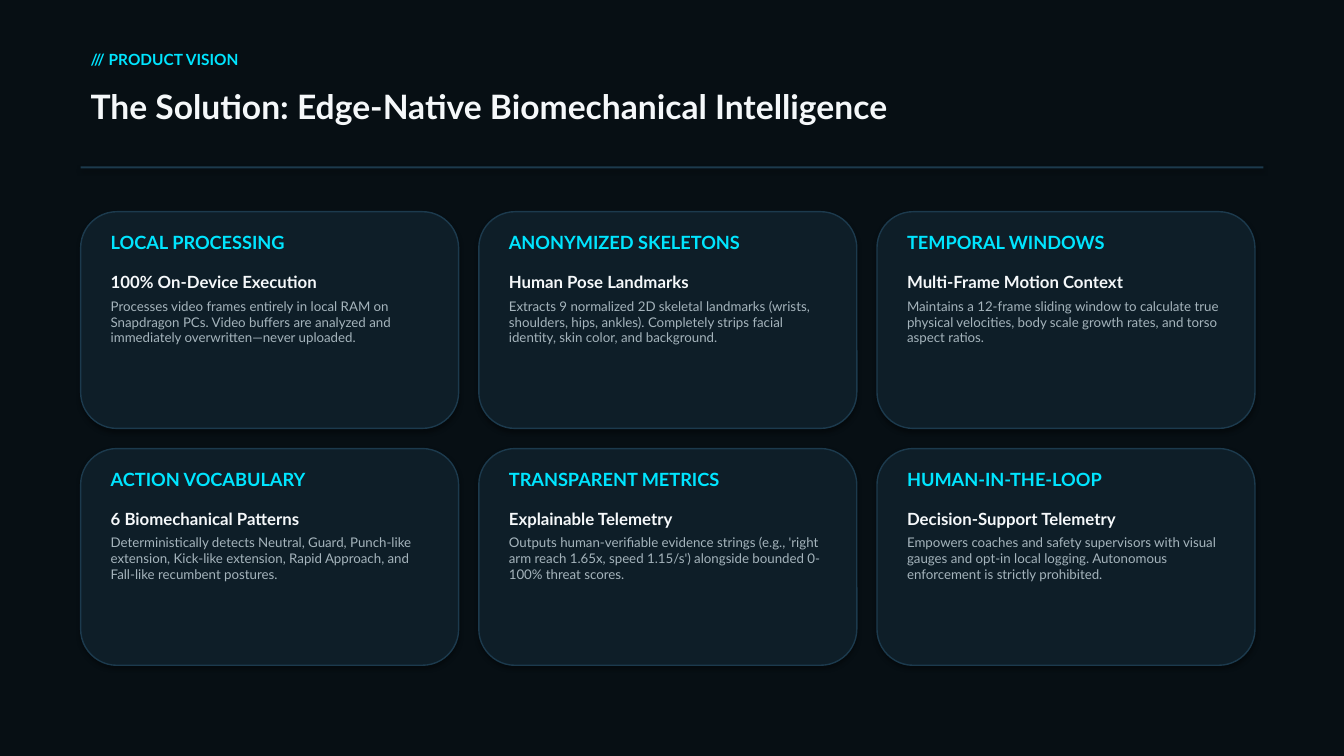
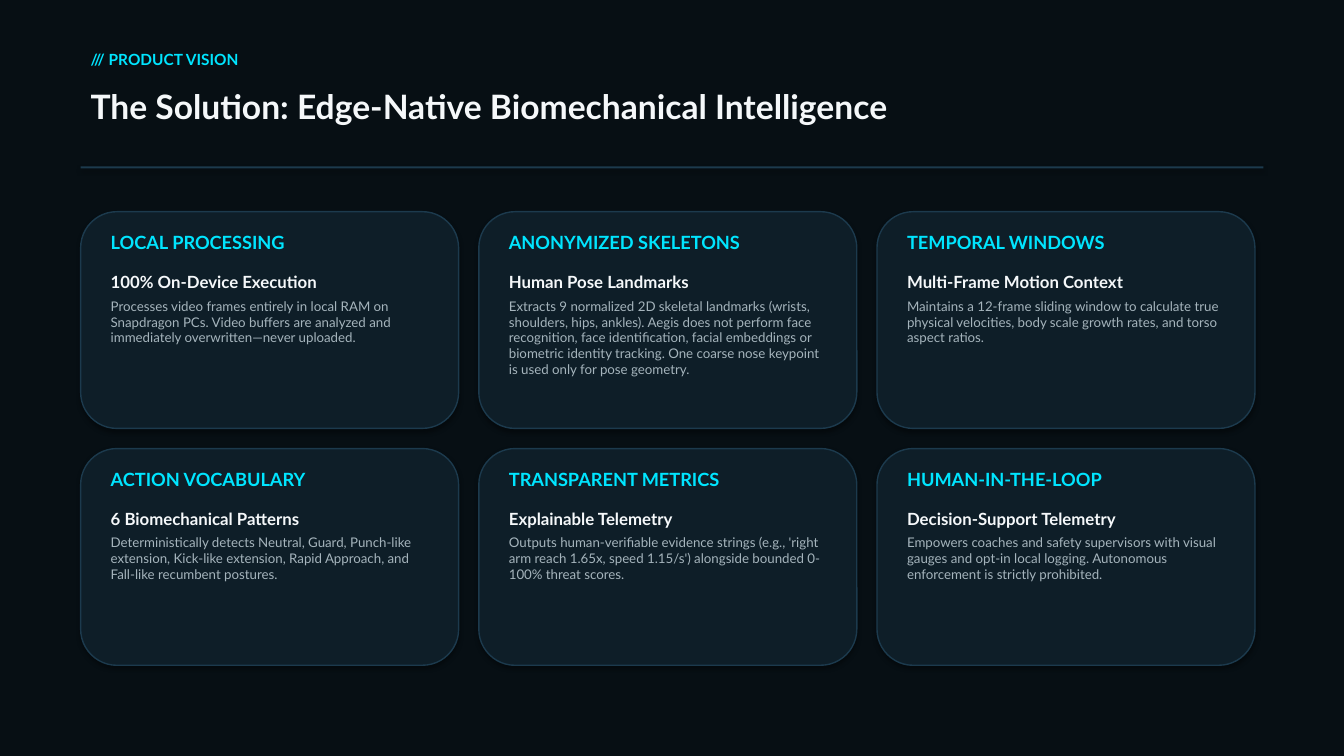
Before and after one commit to aniketkapgate7-crypto/Aegis-Fight-Pattern-Analyzer, a slide deck: slide 3 of submission/Aegis_Pitch_Deck.pptx. Drawn at 1344x756 pixels with LibreOffice and Linux fonts; fonts in the diff are those of the drawing. Boxes give left, top, right and bottom in pixels: in the first picture for what was removed or moved away, otherwise in the second. Text is boxed around its words. In the diff, an @@ line names an element or a change of style, - is before the commit and + after.

```diff
--- a/submission/Aegis_Pitch_Deck.pptx
+++ b/submission/Aegis_Pitch_Deck.pptx
@@ text at box(509, 301, 819, 377): text changed @@
-Extracts 9 normalized 2D skeletal landmarks (wrists, shoulders, hips, ankles). Completely strips facial identity, skin color, and background.
+Extracts 9 normalized 2D skeletal landmarks (wrists, shoulders, hips, ankles). Aegis does not perform face recognition, face identification, facial embeddings or biometric identity tracking. One coarse nose keypoint is used only for pose geometry.
```
Also in this commit, not shown: 4 other slides changed, 12 other files.
